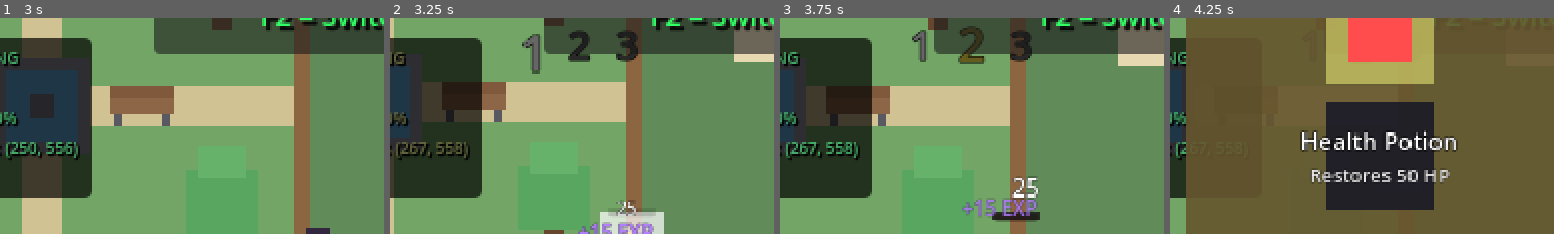
Above: before the commit, frames 1-4 (left to right).
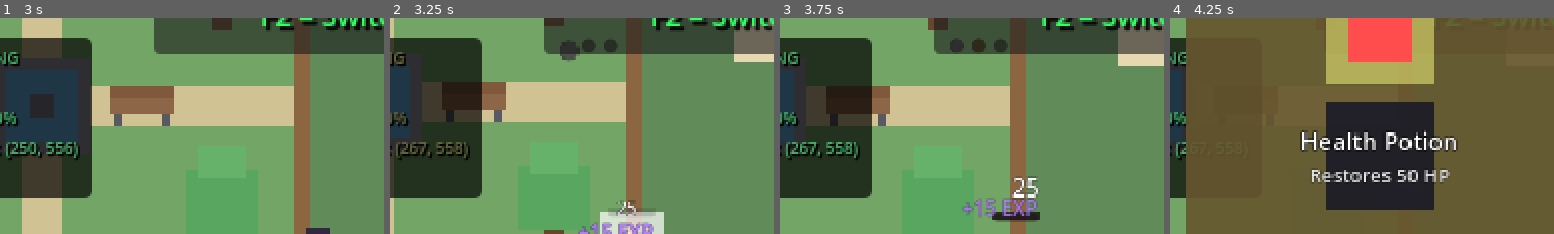
Above: after the commit, the same moments.

Repository: anthonyscry/momi-chronicles
Game: Godot game, scene res://ui/menus/title_screen.tscn
Same seed, same stepped clock (60 frames per second), same inputs: the game is played once before the commit and once after it.
Inputs (mouse positions are % of the whole screen's width and height, from its top left):
- Up to frame 1 (3 s): tap Enter (ui_accept) at 0.5, 0.77, 1.52 s; move the mouse to (72, 45) at 0.52 s; hold D (move_right) 0.53-1.28 s; hold Space (attack) 0.53-1.28 s; click (72, 45) at 0.67 s; move the mouse to (30, 55) at 1.27 s; hold S (move_down) 1.28-2.03 s; tap V (block) at 1.35 s; move the mouse to (60, 28) at 2.02 s; hold D (move_right) 2.03-2.78 s; hold Q (cycle_companion) 2.03-2.78 s; move the mouse to (45, 70) at 2.77 s; hold W (move_up) from 2.78 s (still down); tap X (dodge) at 2.85 s; click (45, 70) at 2.92 s
- Up to frame 2 (3.25 s): keep holding W (move_up); tap Enter (ui_accept) at 3.02 s
- Up to frame 3 (3.75 s): move the mouse to (80, 65) at 3.52 s; release W (move_up) at 3.53 s; hold A (move_left) from 3.53 s (still down); hold E (interact) from 3.53 s (still down)
- Up to frame 4 (4.25 s): keep holding A (move_left); keep holding E (interact); tap Enter (ui_accept) at 3.77 s; tap Tab (ring_menu) at 4.15 s
The pictures show only the part of the screen within x 23-73%, y 24-74%; the shares and areas given below are measured in that part.

Frame 1 is identical in both runs. In frame 2, 2.0% of the frame differs, in the area x 34-65%, y 5-26%; in frame 3, 1.8%; in frame 4, less than 0.1%.

Commit message:
style(ui): redesign combo counter to minimal dots
- Changed from '1 2 3' numbers to small dot indicators (●)
- Made indicator smaller and more compact
- Consistent sizing (no more variable font sizes)
- Hidden when ring menu is open
- Added enemy hit stagger animation (squash/stretch + rotation)

Diff:
--- a/characters/enemies/states/enemy_hurt.gd
+++ b/characters/enemies/states/enemy_hurt.gd
@@ -11,9 +11,40 @@
 	# Flash effect
 	player.flash_damage()
 
+	# Visual stagger - quick squash/stretch and shake
+	_apply_hit_stagger()
+
 	# Brief invincibility
 	if player.hurtbox:
 		player.hurtbox.start_invincibility(0.3)
+
+
+## Apply visual stagger effect on hit
+func _apply_hit_stagger() -> void:
+	# Get sprite or visual node
+	var sprite = player.get_node_or_null("Sprite2D")
+	if sprite == null:
+		sprite = player.get_node_or_null("AnimatedSprite2D")
+	if sprite == null:
+		sprite = player.get_node_or_null("ColorRect")  # Placeholder visuals
+	if sprite == null:
+		return
+
+	# Save original values
+	var original_scale = sprite.scale
+	var original_rotation = sprite.rotation
+
+	# Quick squash on impact
+	var tween = player.create_tween()
+	tween.tween_property(sprite, "scale", original_scale * Vector2(1.3, 0.7), 0.04)
+	tween.tween_property(sprite, "scale", original_scale * Vector2(0.8, 1.2), 0.04)
+	tween.tween_property(sprite, "scale", original_scale, 0.06)
+
+	# Slight rotation shake
+	var shake_tween = player.create_tween()
+	shake_tween.tween_property(sprite, "rotation", original_rotation + 0.15, 0.03)
+	shake_tween.tween_property(sprite, "rotation", original_rotation - 0.1, 0.03)
+	shake_tween.tween_property(sprite, "rotation", original_rotation, 0.04)
 
 func physics_update(delta: float) -> void:
 	hurt_timer += delta
--- a/ui/hud/combo_counter.gd
+++ b/ui/hud/combo_counter.gd
@@ -1,6 +1,6 @@
 extends Control
 class_name ComboCounter
-## Displays current combo hit count with visual feedback
+## Displays current combo hit count with minimal dot indicators
 
 # =============================================================================
 # CONFIGURATION
@@ -8,9 +8,11 @@
 
 const COLORS = [
 	Color(1, 1, 1),       # Hit 1: White
-	Color(1, 0.9, 0.3),   # Hit 2: Yellow
-	Color(1, 0.4, 0.2)    # Hit 3: Orange-red
+	Color(1, 0.85, 0.3),  # Hit 2: Yellow
+	Color(1, 0.5, 0.2)    # Hit 3: Orange
 ]
+
+const DIM_COLOR = Color(0.3, 0.3, 0.3, 0.6)
 
 # =============================================================================
 # NODE REFERENCES
@@ -38,6 +40,9 @@
 	Events.combo_changed.connect(_on_combo_changed)
 	Events.combo_dropped.connect(_on_combo_dropped)
 	Events.combo_completed.connect(_on_combo_completed)
+
+	# Hide when ring menu opens
+	Events.ring_menu_opened.connect(func(): visible = false)
 
 	# Initial state - hidden
 	_reset_display()
@@ -91,35 +96,33 @@
 
 	var labels = [hit1, hit2, hit3]
 
-	# Light up completed hits
+	# Light up completed hits with consistent size
 	for i in range(count):
 		if i < labels.size():
 			var label = labels[i]
 			label.modulate = COLORS[i]
-			label.add_theme_font_size_override("font_size", 20 + i * 4)
 
-	# Pulse the current hit indicator
+	# Pulse the current hit indicator (subtle)
 	if count > 0 and count <= 3:
 		var current_label = labels[count - 1]
-		_pulse_label(current_label, 1.3)
+		_pulse_label(current_label, 1.4)
 
 	# Show COMBO text on hit 3
 	combo_text.visible = (count >= 3)
 
 func _reset_display() -> void:
-	# Dim all indicators
+	# Dim all indicators with consistent styling
 	var labels = [hit1, hit2, hit3]
 	for label in labels:
-		label.modulate = Color(0.4, 0.4, 0.4)
-		label.add_theme_font_size_override("font_size", 20)
+		label.modulate = DIM_COLOR
 		label.scale = Vector2.ONE
 
 	combo_text.visible = false
 
-func _pulse_label(label: Label, scale_factor: float = 1.3) -> void:
+func _pulse_label(label: Label, scale_factor: float = 1.4) -> void:
 	var tween = create_tween()
-	tween.tween_property(label, "scale", Vector2(scale_factor, scale_factor), 0.08).set_ease(Tween.EASE_OUT)
-	tween.tween_property(label, "scale", Vector2.ONE, 0.12).set_ease(Tween.EASE_IN)
+	tween.tween_property(label, "scale", Vector2(scale_factor, scale_factor), 0.06).set_ease(Tween.EASE_OUT)
+	tween.tween_property(label, "scale", Vector2.ONE, 0.1).set_ease(Tween.EASE_IN)
 
 func _start_fade_out() -> void:
 	if fade_tween and fade_tween.is_valid():
--- a/ui/hud/combo_counter.tscn
+++ b/ui/hud/combo_counter.tscn
@@ -6,10 +6,10 @@
 anchors_preset = 5
 anchor_left = 0.5
 anchor_right = 0.5
-offset_left = -50.0
-offset_top = 50.0
-offset_right = 50.0
-offset_bottom = 90.0
+offset_left = -30.0
+offset_top = 35.0
+offset_right = 30.0
+offset_bottom = 60.0
 script = ExtResource("1_combo")
 
 [node name="HitContainer" type="HBoxContainer" parent="."]
@@ -19,39 +19,39 @@
 anchor_top = 0.5
 anchor_right = 0.5
 anchor_bottom = 0.5
-offset_left = -40.0
-offset_top = -15.0
-offset_right = 40.0
-offset_bottom = 15.0
-theme_override_constants/separation = 12
+offset_left = -20.0
+offset_top = -8.0
+offset_right = 20.0
+offset_bottom = 8.0
+theme_override_constants/separation = 4
 
 [node name="Hit1" type="Label" parent="HitContainer"]
 layout_mode = 2
-theme_override_colors/font_color = Color(0.4, 0.4, 0.4, 1)
+theme_override_colors/font_color = Color(0.3, 0.3, 0.3, 1)
 theme_override_colors/font_outline_color = Color(0, 0, 0, 1)
-theme_override_constants/outline_size = 2
-theme_override_font_sizes/font_size = 20
-text = "1"
+theme_override_constants/outline_size = 1
+theme_override_font_sizes/font_size = 8
+text = "●"
 horizontal_alignment = 1
 vertical_alignment = 1
 
 [node name="Hit2" type="Label" parent="HitContainer"]
 layout_mode = 2
-theme_override_colors/font_color = Color(0.4, 0.4, 0.4, 1)
+theme_override_colors/font_color = Color(0.3, 0.3, 0.3, 1)
 theme_override_colors/font_outline_color = Color(0, 0, 0, 1)
-theme_override_constants/outline_size = 2
-theme_override_font_sizes/font_size = 20
-text = "2"
+theme_override_constants/outline_size = 1
+theme_override_font_sizes/font_size = 8
+text = "●"
 horizontal_alignment = 1
 vertical_alignment = 1
 
 [node name="Hit3" type="Label" parent="HitContainer"]
 layout_mode = 2
-theme_override_colors/font_color = Color(0.4, 0.4, 0.4, 1)
+theme_override_colors/font_color = Color(0.3, 0.3, 0.3, 1)
 theme_override_colors/font_outline_color = Color(0, 0, 0, 1)
-theme_override_constants/outline_size = 2
-theme_override_font_sizes/font_size = 20
-text = "3"
+theme_override_constants/outline_size = 1
+theme_override_font_sizes/font_size = 8
+text = "●"
 horizontal_alignment = 1
 vertical_alignment = 1
 
@@ -60,14 +60,14 @@
 anchors_preset = 5
 anchor_left = 0.5
 anchor_right = 0.5
-offset_left = -30.0
-offset_top = 20.0
-offset_right = 30.0
-offset_bottom = 40.0
+offset_left = -25.0
+offset_top = 10.0
+offset_right = 25.0
+offset_bottom = 22.0
 theme_override_colors/font_color = Color(1, 0.9, 0.3, 1)
 theme_override_colors/font_outline_color = Color(0.3, 0.2, 0, 1)
-theme_override_constants/outline_size = 2
-theme_override_font_sizes/font_size = 14
+theme_override_constants/outline_size = 1
+theme_override_font_sizes/font_size = 10
 text = "COMBO!"
 horizontal_alignment = 1
 vertical_alignment = 1
Binary file changed: screenshot.png
